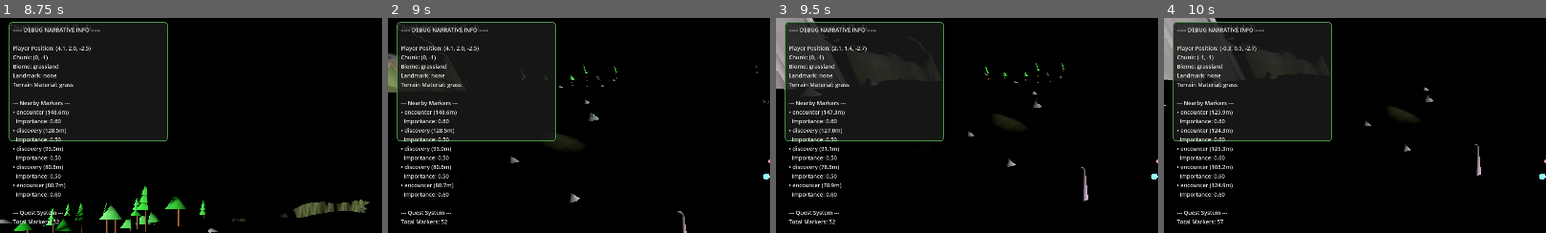
Above: before the commit, frames 1-4 (left to right).
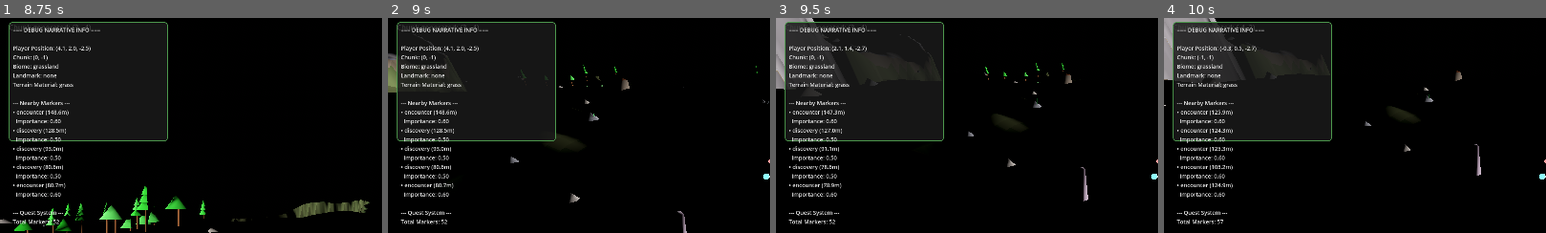
Above: after the commit, the same moments.

Repository: felix-dieterle/YouGame_godot4_public
Game: Godot game, scene res://scenes/main.tscn
Same seed, same stepped clock (60 frames per second), same inputs: the game is played once before the commit and once after it.
Inputs (mouse positions are % of the whole screen's width and height, from its top left):
- Up to frame 1 (8.75 s): click "📋" at 0.5 s; click "🗑" at 1.25 s; click "-" at 2 s; click "+" at 2.75 s; click "☰" at 3.5 s; click "▶ Resume Game" at 4.25 s; click "🐛" at 5 s; tap Enter at 5.75 s; move the mouse to (72, 45) at 5.77 s; hold Right (ui_right) 5.78-6.5 s; hold V (toggle_camera_view) 5.78-6.5 s; click (72, 45) at 5.92 s; drag from (30, 55) to (45, 70) at 6.52 s; move the mouse to (60, 28) at 7.27 s; hold Right (ui_right) 7.28-8 s; hold V (toggle_camera_view) 7.28-8 s; drag from (45, 70) to (20, 35) at 8.02 s
- Up to frame 2 (9 s): move the mouse to (80, 65) at 8.77 s; hold Left (ui_left) from 8.78 s (still down); hold V (toggle_camera_view) from 8.78 s (still down)
- Up to frame 3 (9.5 s): keep holding Left (ui_left); keep holding V (toggle_camera_view)
- Up to frame 4 (10 s): release Left (ui_left) at 9.5 s; release V (toggle_camera_view) at 9.5 s; drag from (20, 35) to (35, 25) at 9.52 s
The pictures show only the part of the screen within x 0-50%, y 7-57%; the shares and areas given below are measured in that part.

Frame 1 is identical in both runs. In frame 2, 0.1% of the frame differs, in the area x 56-64%, y 27-34%; in frame 3, less than 0.1%; in frame 4, less than 0.1%.

Commit message:
Adjust settlement building multiplier to achieve ~9 houses per settlement
Co-authored-by: felix-dieterle <1490062+felix-dieterle@users.noreply.github.com>

Diff:
--- a/scripts/chunk.gd
+++ b/scripts/chunk.gd
@@ -933,7 +933,7 @@
             sample_count += 1
 
     avg_influence /= sample_count
-    var building_count = int(chunk_area * cluster.density * avg_influence * 0.015)  # Fewer buildings than trees
+    var building_count = int(chunk_area * cluster.density * avg_influence * 0.023)  # Adjusted for ~9 houses per settlement
 
     # Place buildings
     for i in range(building_count):
Not shown, changed: docs/systems/CLUSTER_SYSTEM.md
